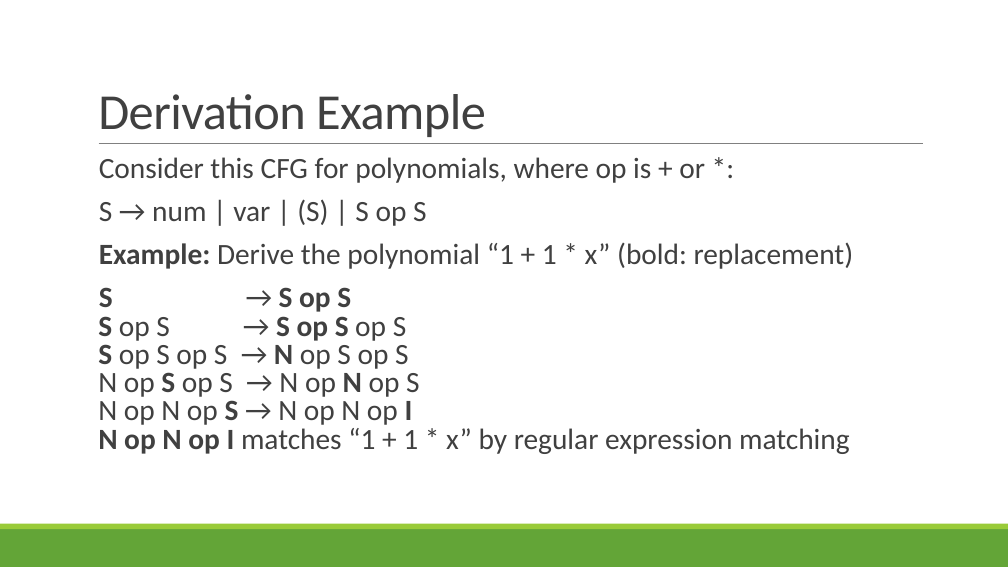
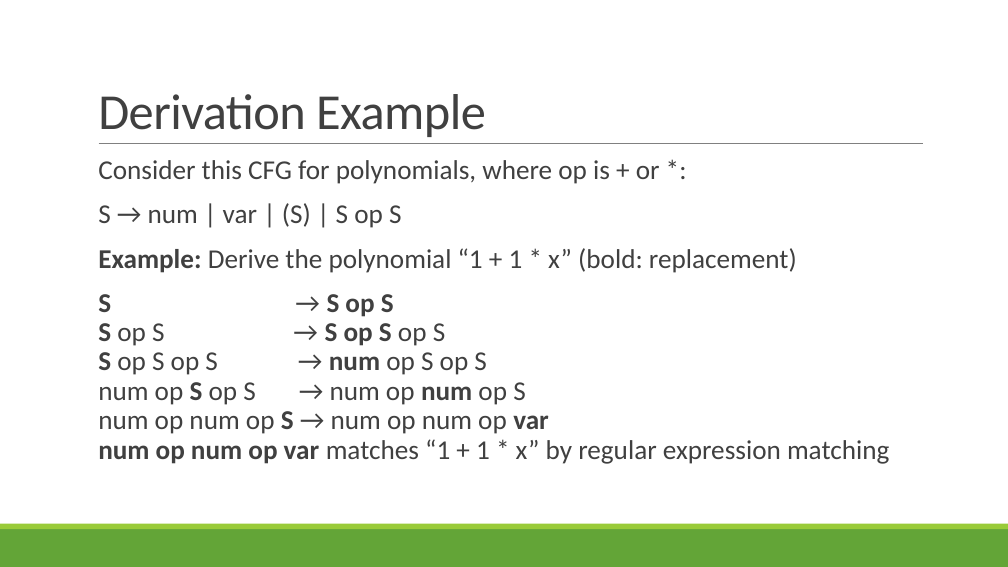
Before and after one commit to rbohrer/pl-course, a slide deck: slide 48 of LectureSlides/03Parsing.pptx. Drawn at 1008x567 pixels with LibreOffice and Linux fonts; fonts in the diff are those of the drawing. Boxes give left, top, right and bottom in pixels: in the first picture for what was removed or moved away, otherwise in the second. Text is boxed around its words. In the diff, an @@ line names an element or a change of style, - is before the commit and + after.

```diff
--- a/LectureSlides/03Parsing.pptx
+++ b/LectureSlides/03Parsing.pptx
@@ text at box(98, 160, 797, 273): size 28 to 25.9 pt in "Consider this CFG for polynomials, where op ...", "S → num | var | (S) ...", "Example: Derive the polynomial “1 + 1 ..."; line spacing 0.8 to 0.9 @@
@@ text at box(98, 294, 889, 464): text changed; size 28 to 25.9 pt @@
-  S → S op S
-  S op S → S op S op S
-  S op S op S → N op S op S
-  N op S op S → N op N op S
-  N op N op S → N op N op I
-  N op N op I matches “1 + 1 * x” by regular expression matching
+  S → S op S
+  S op S → S op S op S
+  S op S op S → num op S op S
+  num op S op S → num op num op S
+  num op num op S → num op num op var
+  num op num op var matches “1 + 1 * x” by regular expression matching
```
Also in this commit, not shown: 10 other slides changed.
